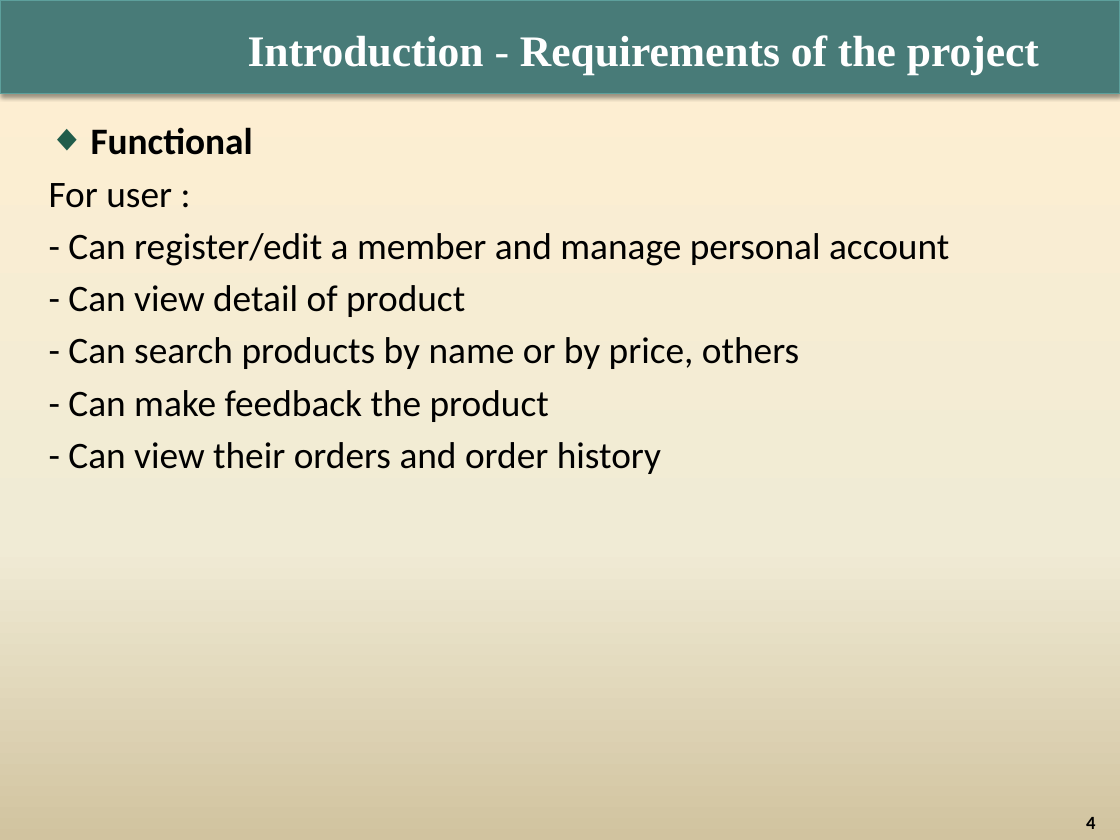
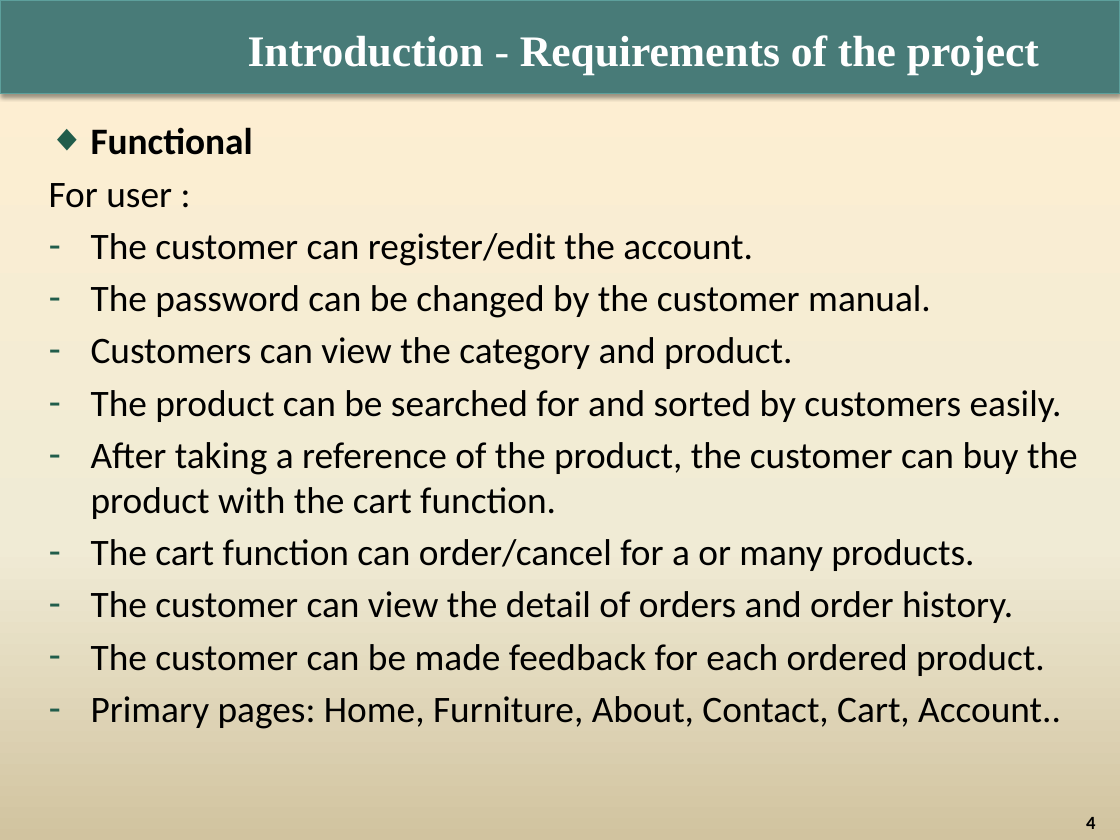
Before and after one commit to Doan7Project/DTBMFurnitureProject, a slide deck: slide 4 of Documentations/03. Presentation/G03_shows.pptx. Drawn at 1120x840 pixels with LibreOffice and Linux fonts; fonts in the diff are those of the drawing; background and template pictures are left out. Boxes give left, top, right and bottom in pixels: in the first picture for what was removed or moved away, otherwise in the second. Text is boxed around its words. In the diff, an @@ line names an element or a change of style, - is before the commit and + after.

```diff
--- a/Documentations/03. Presentation/G03_shows.pptx
+++ b/Documentations/03. Presentation/G03_shows.pptx
@@ text at [91,233,1078,729]: text changed @@
-- Can register/edit a member and manage personal account
-- Can view detail of product
-- Can search products by name or by price, others
-- Can make feedback the product
-- Can view their orders and order history
+– The customer can register/edit the account.
+– The password can be changed by the customer manual.
+– Customers can view the category and product.
+– The product can be searched for and sorted by customers easily.
+– After taking a reference of the product, the customer can buy the product with the cart function.
+– The cart function can order/cancel for a or many products.
+– The customer can view the detail of orders and order history.
+– The customer can be made feedback for each ordered product.
+– Primary pages: Home, Furniture, About, Contact, Cart, Account..
```
Also in this commit, not shown: 7 other slides changed, 1 slide added, 3 other files.
